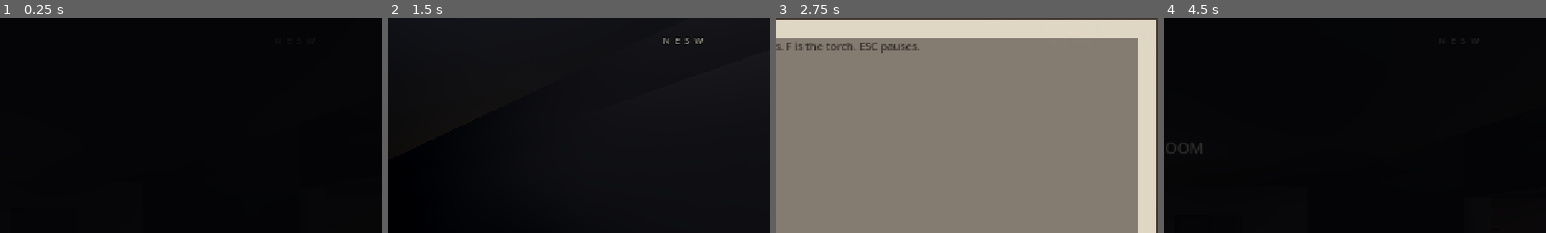
Above: before the commit, frames 1-4 (left to right).
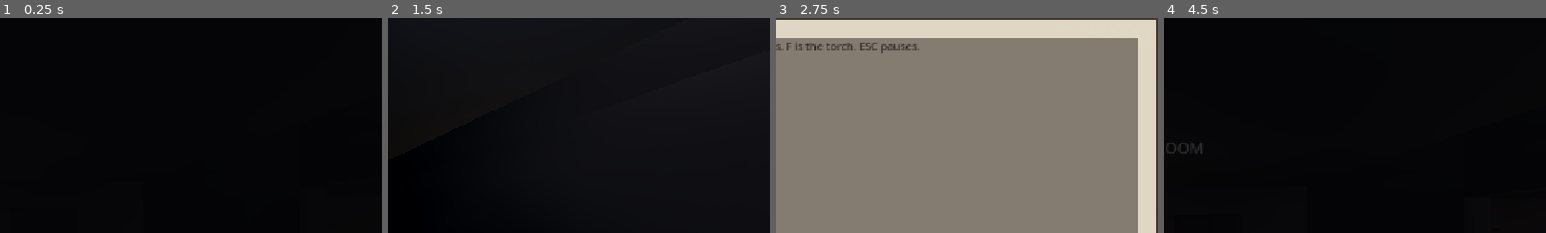
Above: after the commit, the same moments.

Repository: Bhakti-del/the_last_light
Game: Godot game, scene res://scenes/main.tscn
Same seed, same stepped clock (60 frames per second), same inputs: the game is played once before the commit and once after it.
Inputs (mouse positions are % of the whole screen's width and height, from its top left):
- Up to frame 1 (0.25 s): no input
- Up to frame 2 (1.5 s): tap Enter (ui_accept) at 0.5, 1.25 s; move the mouse to (72, 45) at 0.52 s; hold D (move_right) 0.53-1.28 s; hold E (interact) 0.53-1.28 s; tap Space (jump) at 0.77 s; tap Tab (journal) at 0.8, 1.35 s; move the mouse to (45, 50) at 1.27 s; hold W (move_forward) from 1.28 s (still down)
- Up to frame 3 (2.75 s): keep holding W (move_forward); tap Space (jump) at 1.52 s; tap E (interact) at 1.55 s; move the mouse to (52, 48) at 2.02 s; hold Ctrl (crouch) from 2.03 s (still down); tap Tab (journal) at 2.3 s
- Up to frame 4 (4.5 s): tap Enter (ui_accept) at 2.75, 3.5 s; move the mouse to (49, 52) at 2.77 s; release Ctrl (crouch) at 2.78 s; tap E (interact) at 2.85 s; tap Space (jump) at 3.02, 3.77 s; move the mouse to (57, 51) at 3.52 s; hold Tab (journal) 3.53-4.25 s; tap Escape (pause) at 4.15 s; release W (move_forward) at 4.25 s; click "Restart attempt" at 4.25 s
The pictures show only the part of the screen within x 50-100%, y 0-50%; the shares and areas given below are measured in that part.

The runs differ from the first frame. In frame 2, 0.1% of the frame differs, in the area x 72-83%, y 9-12%; in frame 3, less than 0.1%; in frame 4, less than 0.1%.
Error before the commit: Trying to assign value of type 'StaticBody3D' to a variable of type 'AnimatableBody3D'. (res://src/world/level_builder.gd:473)
Error after the commit: Trying to assign value of type 'StaticBody3D' to a variable of type 'AnimatableBody3D'. (res://src/world/level_builder.gd:494)

Commit message:
Fix stairs ramp, reader UI layout, compass removal, ESC close reader

Diff:
--- a/src/main.gd
+++ b/src/main.gd
@@ -154,15 +154,16 @@
 	if sequence.is_running() or hud.pause_is_open():
 		return
 
+	if hud.reader_is_open():
+		if event.is_action_pressed("interact") or event.is_action_pressed("journal") or event.is_action_pressed("pause"):
+			get_viewport().set_input_as_handled()
+			hud.close_reader()
+			Input.mouse_mode = Input.MOUSE_MODE_CAPTURED
+		return
+
 	if event.is_action_pressed("pause"):
 		get_viewport().set_input_as_handled()
 		_set_paused(not hud.pause_is_open())
-		return
-
-	if hud.reader_is_open():
-		if event.is_action_pressed("interact") or event.is_action_pressed("journal"):
-			get_viewport().set_input_as_handled()
-			hud.close_reader()
 		return
 
 	if event.is_action_pressed("journal"):
--- a/src/ui/hud.gd
+++ b/src/ui/hud.gd
@@ -241,7 +241,7 @@
 	_compass.add_theme_color_override("font_outline_color", Color(0, 0, 0, 0.85))
 	_compass.add_theme_constant_override("outline_size", 5)
 	_compass.text = "N  E  S  W"
-	_compass.visible = true
+	_compass.visible = false   # compass removed from HUD
 	_root.add_child(_compass)
 
 
@@ -280,32 +280,59 @@
 
 
 func _build_reader() -> void:
+	# PanelContainer provides the paper background and margins.
+	# A VBoxContainer inside it stacks: title → rule → scroll(body) → rule → footer.
 	_reader = _paper_panel()
 	_reader.set_anchors_preset(Control.PRESET_CENTER)
+	_reader.grow_horizontal = Control.GROW_DIRECTION_BOTH
+	_reader.grow_vertical = Control.GROW_DIRECTION_BOTH
+	_reader.custom_minimum_size = Vector2(560, 380)
 	_reader.visible = false
 
+	var vbox := VBoxContainer.new()
+	vbox.add_theme_constant_override("separation", 10)
+	vbox.size_flags_horizontal = Control.SIZE_EXPAND_FILL
+	vbox.size_flags_vertical = Control.SIZE_EXPAND_FILL
+	_reader.add_child(vbox)
+
 	_reader_title = Label.new()
-	_font(_reader_title, 24)
+	_font(_reader_title, 22)
 	_reader_title.add_theme_color_override("font_color", Color(0.13, 0.11, 0.10))
-	_reader.add_child(_reader_title)
+	_reader_title.autowrap_mode = TextServer.AUTOWRAP_WORD_SMART
+	_reader_title.size_flags_horizontal = Control.SIZE_EXPAND_FILL
+	vbox.add_child(_reader_title)
 
 	var rule := ColorRect.new()
 	rule.color = Color(0.16, 0.13, 0.12, 0.5)
 	rule.custom_minimum_size = Vector2(0, 2)
-	_reader.add_child(rule)
+	vbox.add_child(rule)
+
+	# ScrollContainer so long notes scroll instead of clipping.
+	var scroll := ScrollContainer.new()
+	scroll.horizontal_scroll_mode = ScrollContainer.SCROLL_MODE_DISABLED
+	scroll.size_flags_vertical = Control.SIZE_EXPAND_FILL
+	scroll.custom_minimum_size = Vector2(0, 200)
+	vbox.add_child(scroll)
 
 	_reader_body = Label.new()
 	_reader_body.autowrap_mode = TextServer.AUTOWRAP_WORD_SMART
-	_font(_reader_body, 18)
+	_reader_body.size_flags_horizontal = Control.SIZE_EXPAND_FILL
+	_font(_reader_body, 17)
 	_reader_body.add_theme_color_override("font_color", Color(0.20, 0.17, 0.15))
-	_reader_body.size_flags_vertical = Control.SIZE_EXPAND_FILL
-	_reader.add_child(_reader_body)
+	scroll.add_child(_reader_body)
+
+	var rule2 := ColorRect.new()
+	rule2.color = Color(0.16, 0.13, 0.12, 0.5)
+	rule2.custom_minimum_size = Vector2(0, 2)
+	vbox.add_child(rule2)
 
 	var foot := Label.new()
-	foot.text = "[E] / [ESC] put it down"
-	_font(foot, 16)
-	foot.add_theme_color_override("font_color", Color(0.35, 0.31, 0.28))
-	_reader.add_child(foot)
+	foot.text = "E  or  ESC  —  put it down"
+	_font(foot, 15)
+	foot.add_theme_color_override("font_color", Color(0.40, 0.36, 0.32))
+	foot.horizontal_alignment = HORIZONTAL_ALIGNMENT_CENTER
+	vbox.add_child(foot)
+
 	_root.add_child(_reader)
 
 
@@ -553,21 +580,7 @@
 		_room_title.modulate.a = move_toward(_room_title.modulate.a, 0.0, delta * 2.0)
 
 
-	# Compass
-	if _compass != null:
-		var player = get_tree().get_first_node_in_group("player")
-		if player == null:
-			var scene = get_tree().current_scene
-			player = scene.get_node_or_null("Player") if scene != null else null
-		if player != null and is_instance_valid(player):
-			var yaw = player.global_transform.basis.get_euler().y
-			var deg = fmod(rad_to_deg(yaw), 360.0)
-			if deg < 0.0: deg += 360.0
-			# map to N=0, E=90 etc (standard)
-			var dirs = ["N", "NE", "E", "SE", "S", "SW", "W", "NW"]
-			var idx = int(round(deg / 45.0)) % 8
-			_compass.text = "%03d° %s" % [int(round(deg)) % 360, dirs[idx]]
-			_compass.modulate.a = 0.95
+	# Compass removed — no per-frame update needed.
 	if _title.visible:
 		var go := _title.find_child("GoLabel", true, false) as Label
 		if go != null:
--- a/src/world/level_builder.gd
+++ b/src/world/level_builder.gd
@@ -315,51 +315,72 @@
 	var mid_z := h.position.y + run * 0.5
 	var mid_y := (y0 + y1) * 0.5
 
-	# --- visible nosings. The ramp below carries the player, so these are
-	# thin caps whose top sits on the ramp surface at their own centre: the
-	# uphill half buries itself in the ramp and the downhill half reads as a
-	# stair lip.
+	# --- VISUAL-ONLY step treads (no collision — the ramp below carries the player).
+	# Each tread is a thin MeshInstance3D cap; its top sits on the ramp surface so
+	# the uphill half buries itself and the downhill half reads as a stair lip.
 	for i in STAIR_STEPS:
 		var z := h.position.y + step_run * (float(i) + 0.5)
 		var top := y0 - rise * (float(i) + 0.5)
+		# tread cap — visual only, no StaticBody
 		var mi := _box(Vector3(h.size.x - 0.16, 0.14, step_run + 0.01),
 			Vector3(h.position.x + h.size.x * 0.5, top - 0.07, z),
 			"metal" if i % 2 == 0 else "rust")
 		mi.cast_shadow = GeometryInstance3D.SHADOW_CASTING_SETTING_OFF
-
-	# --- visible steps. Build actual steps down the slope
-	for i in STAIR_STEPS:
-		var z := h.position.y + step_run * float(i) + step_run * 0.5
-		var y := y0 - rise * float(i)  # step height level
-		# full step tread
-		_solidbox(Vector3(h.size.x - 0.16, rise, step_run),
-			Vector3(h.position.x + h.size.x * 0.5, y - rise * 0.5, z),
+		# nosing strip for visual clarity
+		var ni := _box(Vector3(h.size.x - 0.16, 0.06, 0.07),
+			Vector3(h.position.x + h.size.x * 0.5, top - 0.03, z + step_run * 0.47),
 			"metal" if i % 2 == 0 else "rust")
-		# nosing for visibility
-		_box(Vector3(h.size.x - 0.16, 0.08, 0.08),
-			Vector3(h.position.x + h.size.x * 0.5, y - 0.04, z + step_run * 0.46),
-			"metal" if i % 2 == 0 else "rust")
-
-	# stringers either side
+		ni.cast_shadow = GeometryInstance3D.SHADOW_CASTING_SETTING_OFF
+
+	# --- INVISIBLE RAMP — single angled StaticBody3D that the player actually walks on.
+	# Positioned so its top surface aligns with the top edge of step 0 and its bottom
+	# surface aligns with the floor of the basement.
+	var ramp_len := sqrt(run * run + drop * drop)   # hypotenuse
+	var ramp_angle := atan2(drop, run)               # positive → tilts down toward +z
+	var ramp_cx := h.position.x + h.size.x * 0.5
+	var ramp_cz := mid_z
+	var ramp_cy := mid_y + 0.04   # slight nudge up so surface is flush with step tops
+
+	var ramp_body := StaticBody3D.new()
+	ramp_body.collision_layer = 1 << 0
+	ramp_body.collision_mask = 0
+	ramp_body.position = Vector3(ramp_cx, ramp_cy, ramp_cz)
+	ramp_body.rotation.x = ramp_angle   # tilt around X so the top face slopes down +z
+	add_child(ramp_body)
+
+	var ramp_cs := CollisionShape3D.new()
+	var ramp_shape := BoxShape3D.new()
+	# Width = hatch interior; length = hypotenuse of the slope; thickness just enough
+	# to be solid but not poke through the step mesh
+	ramp_shape.size = Vector3(h.size.x - 0.20, 0.18, ramp_len)
+	ramp_cs.shape = ramp_shape
+	ramp_body.add_child(ramp_cs)
+
+	# --- stringers either side (visual + collision as before)
 	for sx in [-1.0, 1.0]:
 		_solidbox(Vector3(0.12, abs(drop) + 0.2, run),
 			Vector3(h.position.x + h.size.x * 0.5 + sx * (h.size.x * 0.5 - 0.08), mid_y - 0.05, mid_z),
 			"rust")
 
-	# rails
+	# --- rails
 	var rail_h := 1.0
 	for sx in [-1.0, 1.0]:
 		var x := h.position.x + (0.06 if sx < 0.0 else h.size.x - 0.06)
 		_solidbox(Vector3(0.08, 0.08, run), Vector3(x, y1 + rail_h + 0.4, mid_z), "rust")
-		# posts down the length roughly
 		for j in range(4):
 			var pz := h.position.y + run * (float(j) + 0.2)
 			var py := y0 - drop * (pz - h.position.y) / run
 			_solidbox(Vector3(0.08, rail_h, 0.08), Vector3(x, py + rail_h * 0.5, pz), "rust")
 
-	# closed end (south)
+	# --- closed end (south wall of stairwell)
 	_solidbox(Vector3(h.size.x, rail_h, 0.10),
 		Vector3(h.position.x + h.size.x * 0.5, y0 + rail_h * 0.5, h.end.y - 0.05), "rust")
+
+	# --- thin landing pad at the basement end so the player doesn't fall through the gap
+	# between the ramp bottom and the basement floor
+	_solidbox(Vector3(h.size.x - 0.16, 0.14, 0.60),
+		Vector3(h.position.x + h.size.x * 0.5, y1 + 0.07, h.end.y - 0.35),
+		"floor_concrete")
 
 	# --- the hatch cover. Hinged along its WEST edge and swung up against the
 	# stairwell rail: a north-hinged cover this long (4.3 m) could not open without
